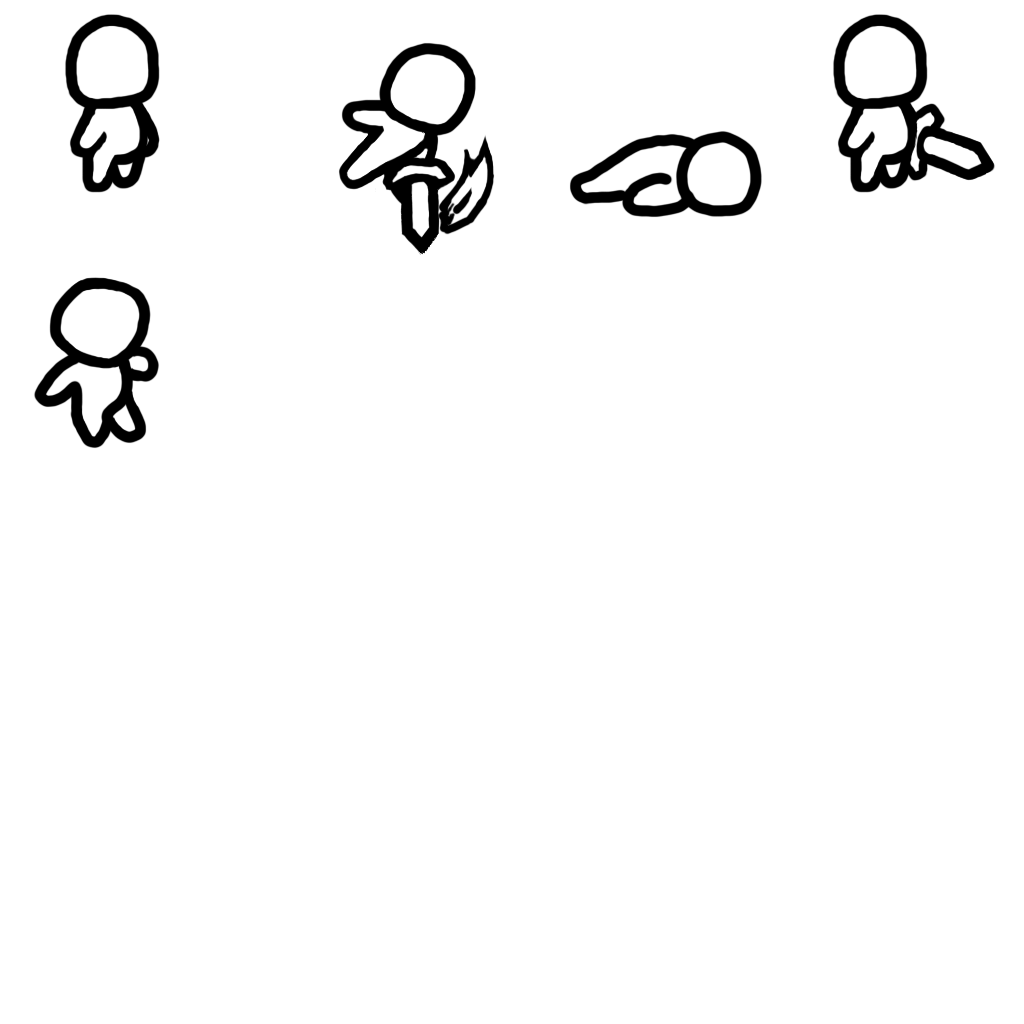
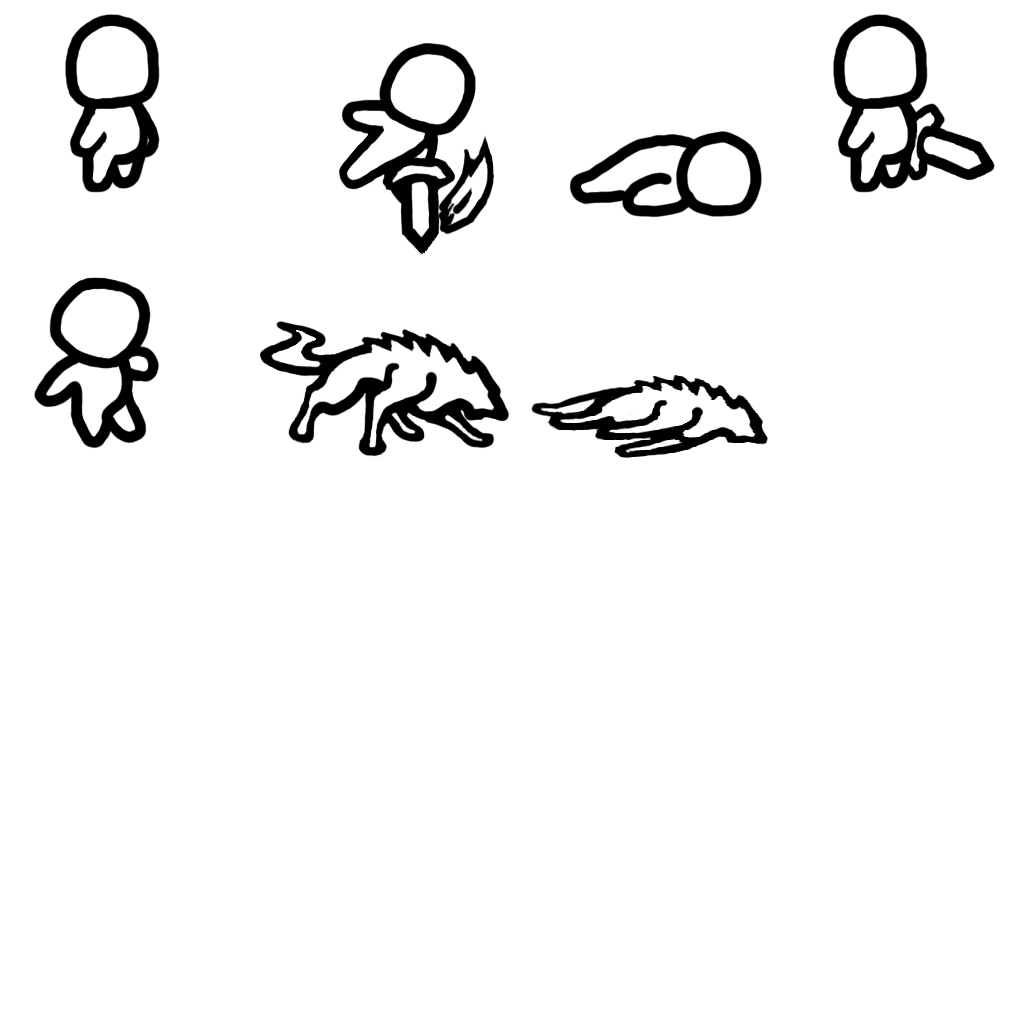
Layers edited between the first and the second 1024 x 1024 image:
added group "7" with 2 layers above "6" over <box>531,373,768,459</box>
added layer "Слой 21 копия" in group "7" over <box>531,373,768,459</box>
added layer "Слой 23" in group "7" over <box>537,376,759,456</box>
added group "6" with 2 layers above "5" over <box>259,320,510,458</box>
added layer "Слой 21" in group "6" over <box>259,320,510,458</box>
added layer "Слой 22" in group "6" over <box>266,326,498,451</box>
